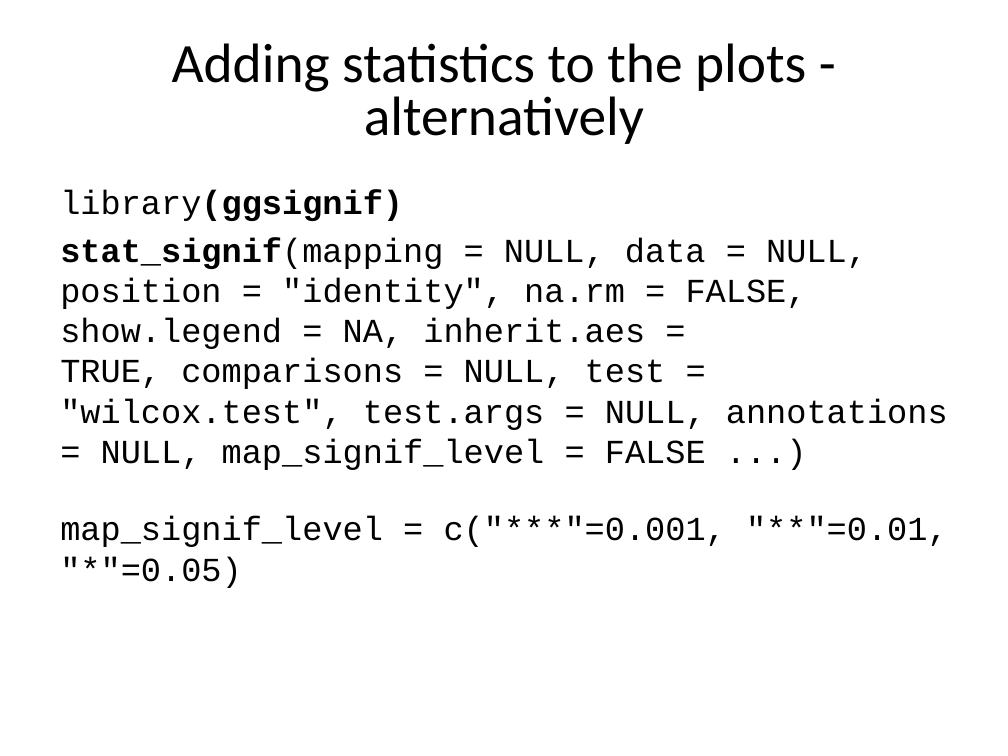
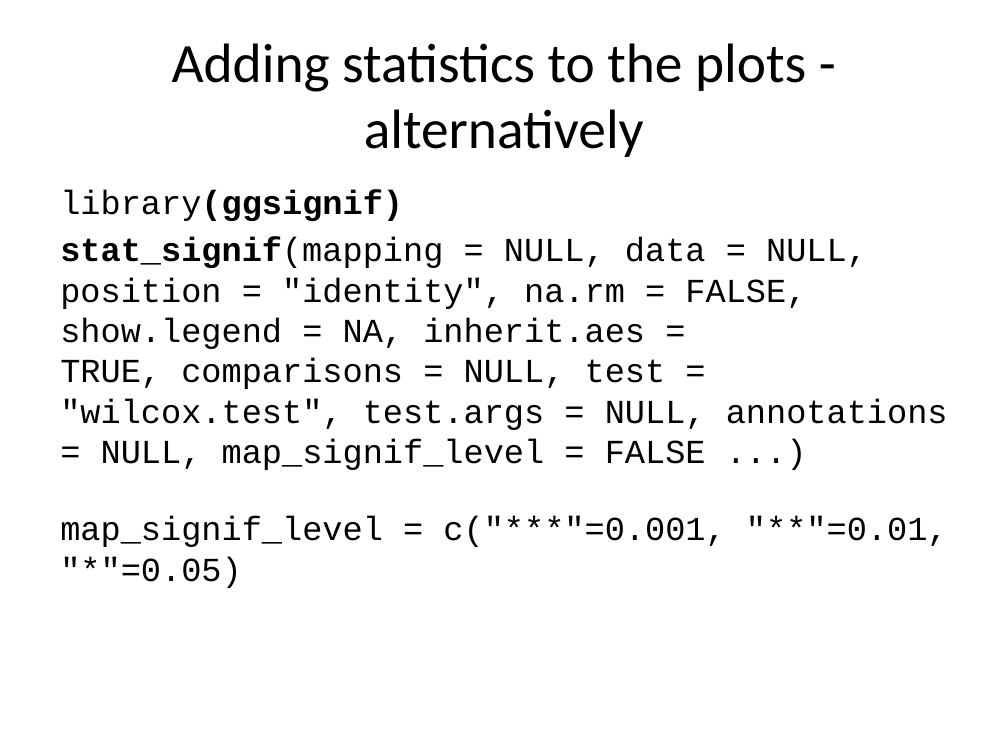
Before and after one commit to sraorao/data_analysis_visualisation_R_HT2022, a slide deck: slide 5 of powerpoint files/Session3.pptx. Drawn at 1008x756 pixels with LibreOffice and Linux fonts; fonts in the diff are those of the drawing. Boxes give left, top, right and bottom in pixels: in the first picture for what was removed or moved away, otherwise in the second. Text is boxed around its words. In the diff, an @@ line names an element or a change of style, - is before the commit and + after.

```diff
--- a/powerpoint files/Session3.pptx
+++ b/powerpoint files/Session3.pptx
@@ text "Adding statistics to the plots ..." at (172, 43, 806, 157): line spacing 0.8 to 1 @@
```
Also in this commit, not shown: 9 other slides changed, 2 other files.
